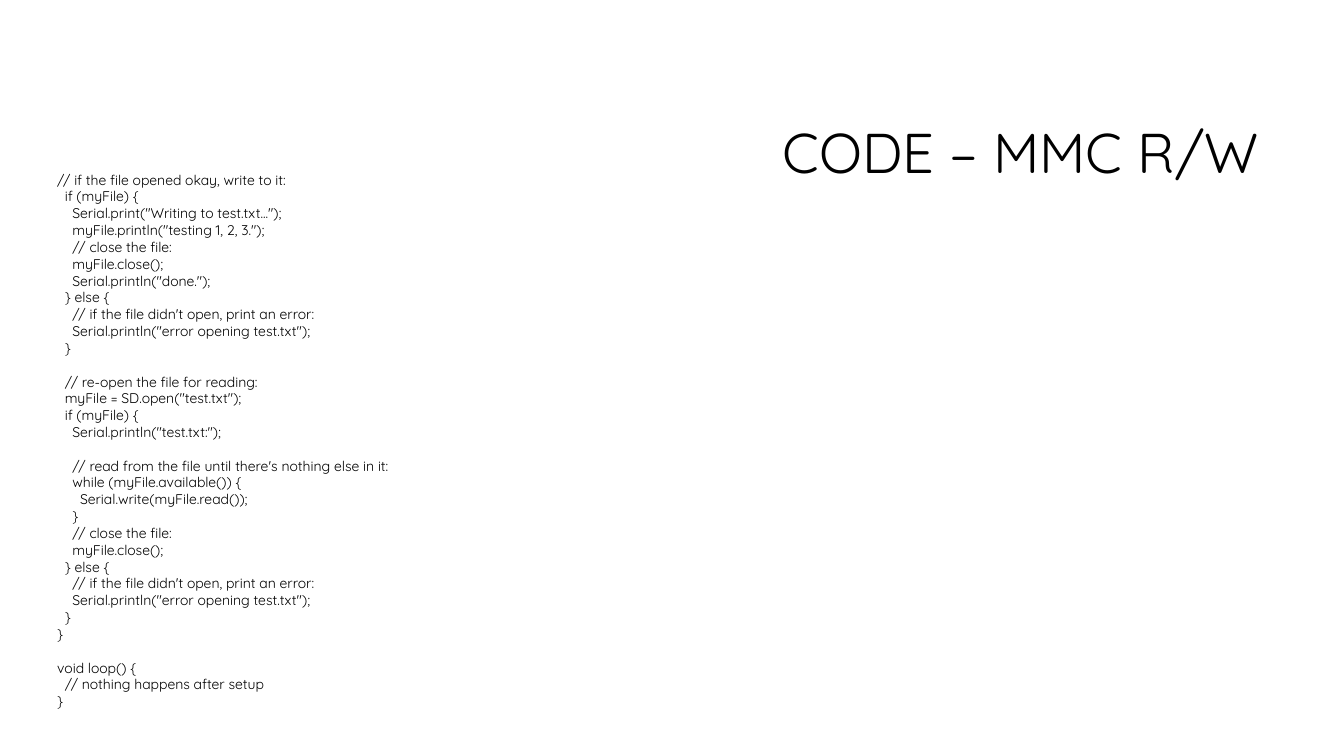
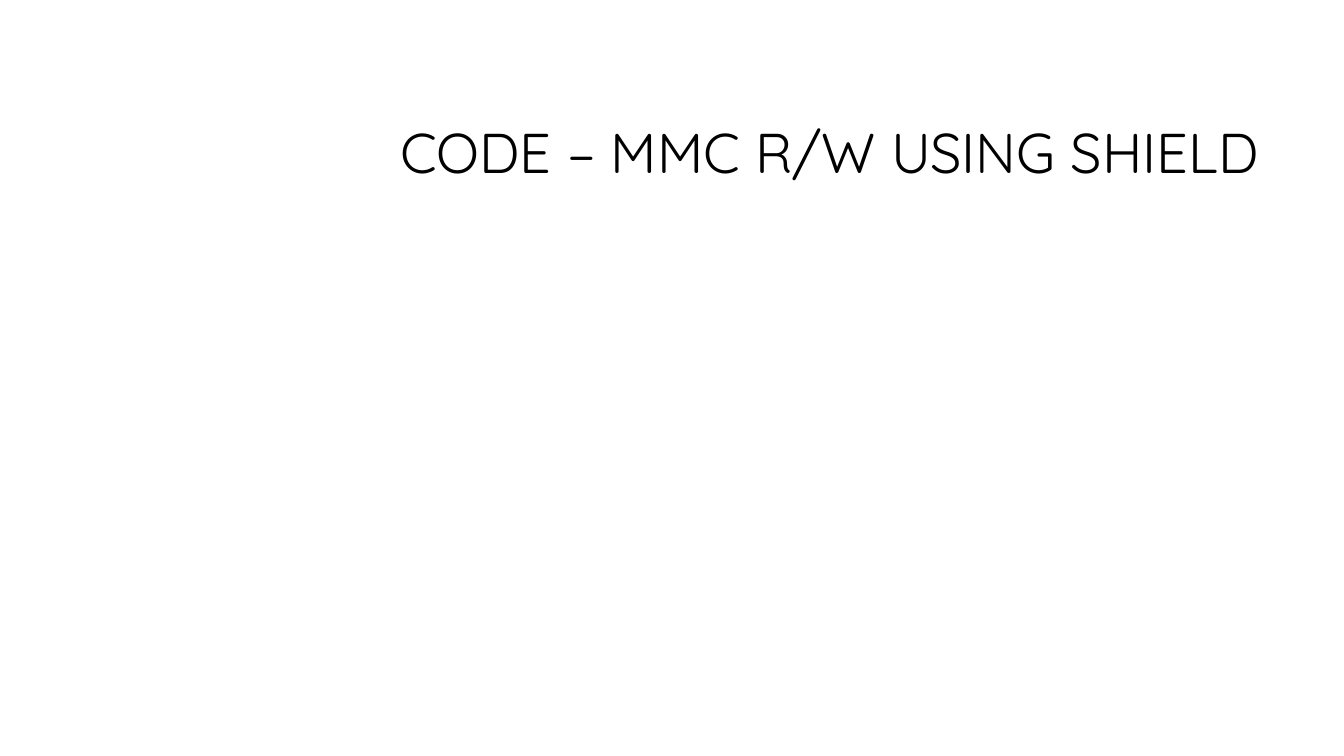
Before and after one commit to softwaresunleashed/arduino, a slide deck: slide 7 of custom_projects/01_MicroSdCardInterfacing/01_MicroSdCardInterfacing.pptx (slide 6 before the commit). Drawn at 1344x756 pixels with LibreOffice and Linux fonts; fonts in the diff are those of the drawing; background and template pictures are left out. Boxes give left, top, right and bottom in pixels: in the first picture for what was removed or moved away, otherwise in the second. Text is boxed around its words. In the diff, an @@ line names an element or a change of style, - is before the commit and + after.

```diff
--- a/custom_projects/01_MicroSdCardInterfacing/01_MicroSdCardInterfacing.pptx
+++ b/custom_projects/01_MicroSdCardInterfacing/01_MicroSdCardInterfacing.pptx
@@ title at (400,128,1258,181): text changed @@
-CODE – MMC R/W
+CODE – MMC R/W USING SHIELD
@@ text removed at (57,174,388,692) @@
-// if the file opened okay, write to it:
-if (myFile) {
-Serial.print("Writing to test.txt...");
-myFile.println("testing 1, 2, 3.");
-// close the file:
-myFile.close();
-Serial.println("done.");
-} else {
-// if the file didn't open, print an error:
-Serial.println("error opening test.txt");
-}
-// re-open the file for reading:
-myFile = SD.open("test.txt");
-if (myFile) {
-Serial.println("test.txt:");
-// read from the file until there's nothing else in it:
-while (myFile.available()) {
-Serial.write(myFile.read());
-}
-// close the file:
-myFile.close();
-} else {
-// if the file didn't open, print an error:
-Serial.println("error opening test.txt");
-}
-}
-void loop() {
-// nothing happens after setup
-}
```
Also in this commit, not shown: 3 other slides changed, 4 slides added, 2 slides removed, 2 other files.
